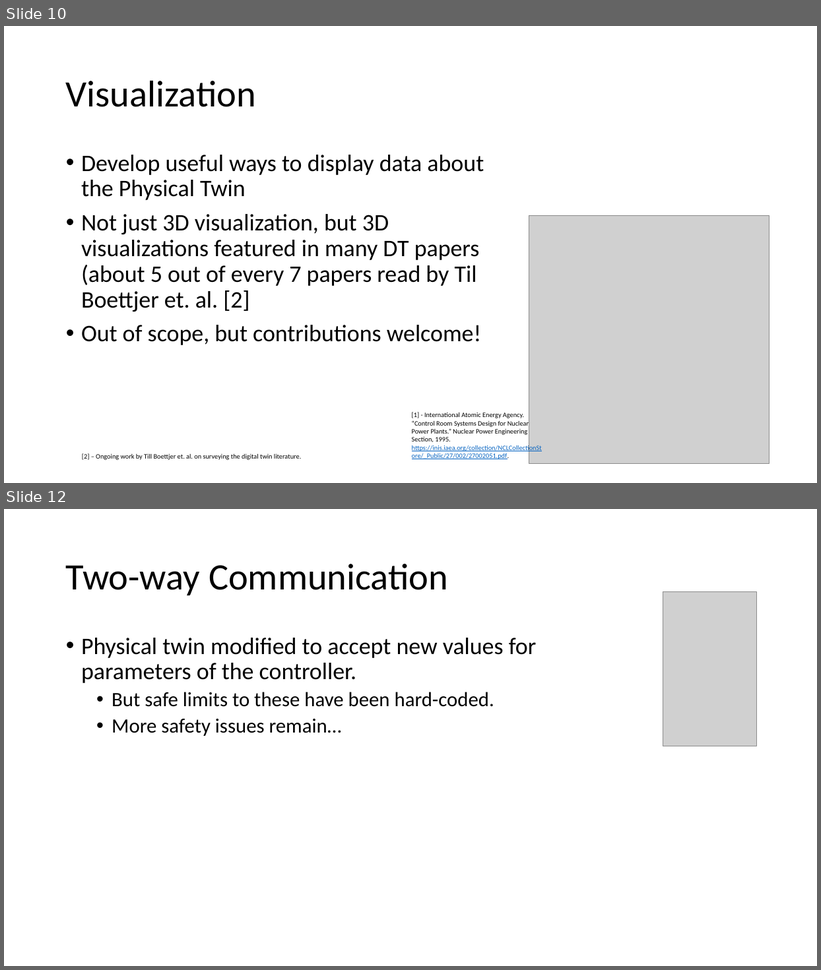
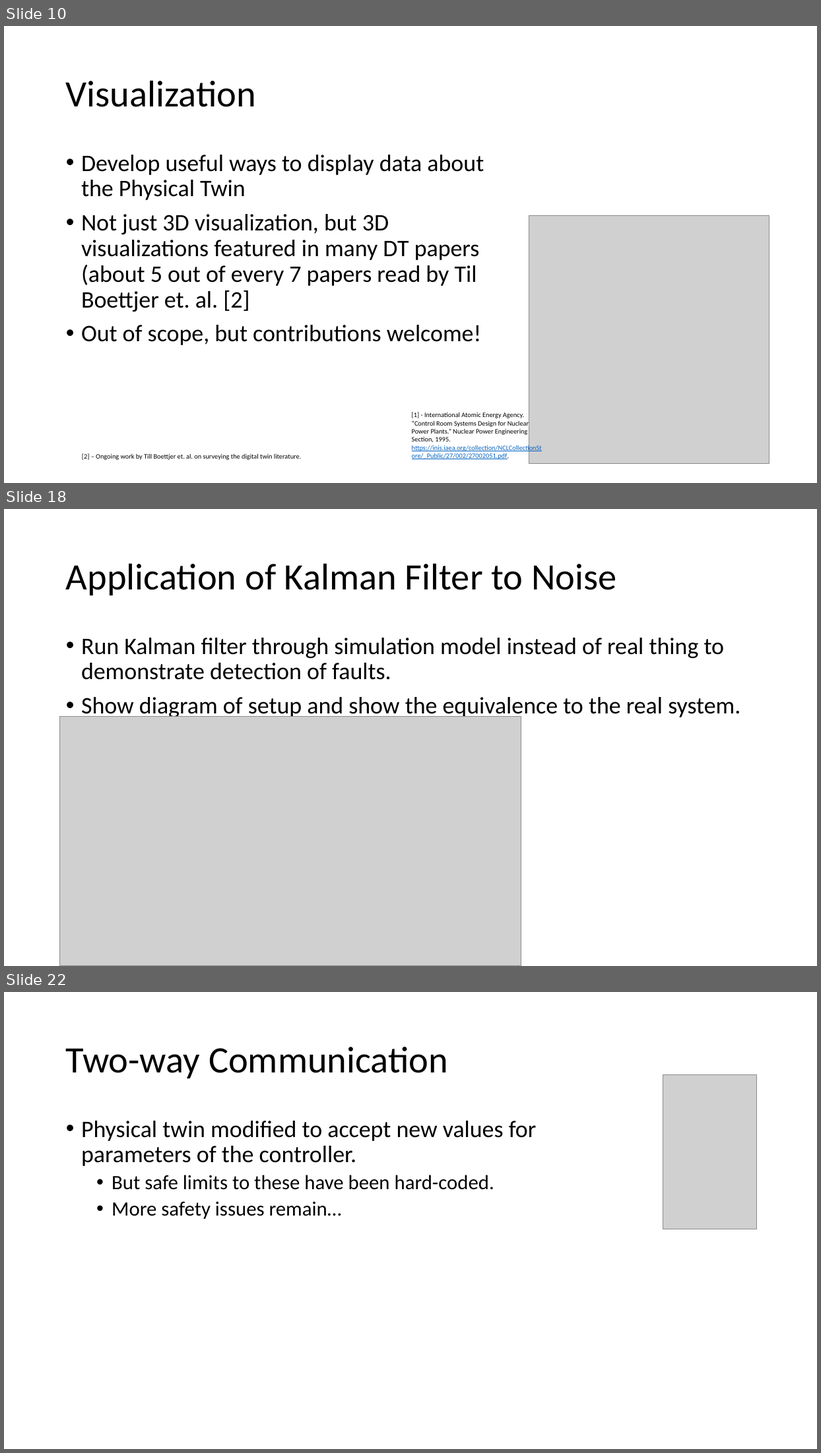
Before and after one commit to INTO-CPS-Association/example_digital-twin_incubator, a slide deck: notes/presentations/DigitLunch_17_December.pptx. Shown one above the other, each under a label of ours: slides 10 and 12 before the commit, slides 10, 18 and 22 after it; the slides between them are not shown. The pictures are 821x970 and 821x1453 pixels, drawn with LibreOffice and Linux fonts; fonts in the diff are those of the drawing; grey boxes stand for pictures. Boxes give left, top, right and bottom in pixels: in the first picture for what was removed or moved away, otherwise in the second. Text is boxed around its words. In the diff, an @@ line names an element or a change of style, - is before the commit and + after.

```diff
--- a/notes/presentations/DigitLunch_17_December.pptx
+++ b/notes/presentations/DigitLunch_17_December.pptx
@@ slide 18 added at (4, 509, 817, 966), background #FFFFFF @@
@@ title added at (66, 563, 616, 595), 44 pt, text #000000 @@
+Application of Kalman Filter to Noise
@@ text added at (81, 638, 741, 720), 28 pt, text #000000 @@
+• Run Kalman filter through simulation model instead of real thing to demonstrate detection of faults.
+• Show diagram of setup and show the equivalence to the real system.
@@ picture added at (60, 716, 521, 966) @@
@@ what was slide 12 is now slide 22 @@
```
Also in this commit, not shown: 3 slides changed, 11 other slides added, 2 other files.
